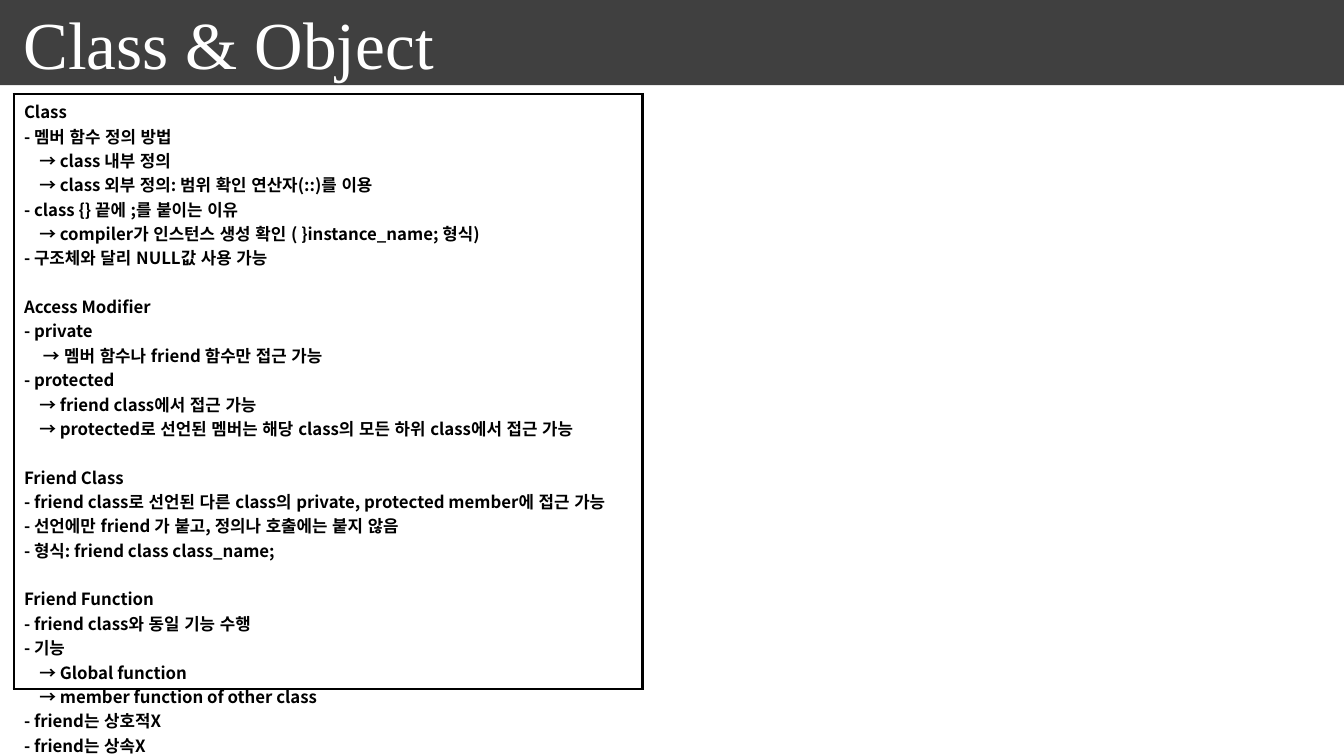
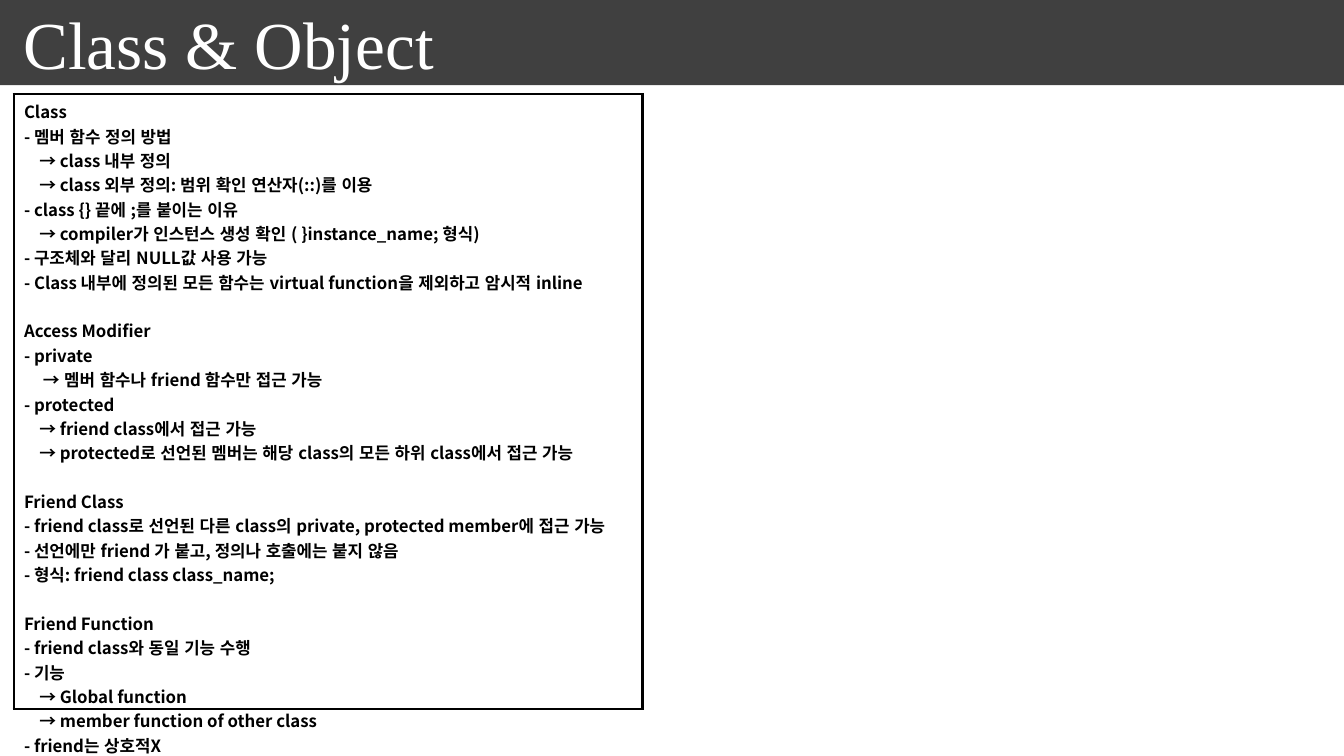
Before and after one commit to seonghokim/Study, a slide deck: slide 22 of everything in c++.pptx. Drawn at 1344x756 pixels with LibreOffice and Linux fonts; fonts in the diff are those of the drawing; background and template pictures are left out. Boxes give left, top, right and bottom in pixels: in the first picture for what was removed or moved away, otherwise in the second. Text is boxed around its words. In the diff, an @@ line names an element or a change of style, - is before the commit and + after.

```diff
--- a/everything in c++.pptx
+++ b/everything in c++.pptx
@@ table at box(14, 94, 643, 756) @@
-row 1, column 1: Class / - 멤버 함수 정의 방법 / → class 내부 정의 / → class 외부 정의: 범위 확인 연산자(::)를 이용 / - class {} 끝에 ;를 붙이는 이유 / → compiler가 인스턴스 생성 확인 ( }instance_name; 형식) / - 구조체와 달리 NULL값 사용 가능 / Access Modifier / - private / → 멤버 함수나 friend 함수만 접근 가능 / - protected / → friend class에서 접근 가능 / → protected로 선언된 멤버는 해당 class의 모든 하위 class에서 접근 가능 / Friend Class / - friend class로 선언된 다른 class의 private, protected member에 접근 가능 / - 선언에만 friend 가 붙고, 정의나 호출에는 붙지 않음 / - 형식: friend class class_name; / Friend Function / - friend class와 동일 기능 수행 / - 기능 / → Global function / → member function of other class / - friend는 상호적X / - friend는 상속X / (부모 class에 선언한 friend function에서 자식 class의 데이터 멤버 접근 불가)
+row 1, column 1: Class / - 멤버 함수 정의 방법 / → class 내부 정의 / → class 외부 정의: 범위 확인 연산자(::)를 이용 / - class {} 끝에 ;를 붙이는 이유 / → compiler가 인스턴스 생성 확인 ( }instance_name; 형식) / - 구조체와 달리 NULL값 사용 가능 / - Class 내부에 정의된 모든 함수는 virtual function을 제외하고 암시적 inline / Access Modifier / - private / → 멤버 함수나 friend 함수만 접근 가능 / - protected / → friend class에서 접근 가능 / → protected로 선언된 멤버는 해당 class의 모든 하위 class에서 접근 가능 / Friend Class / - friend class로 선언된 다른 class의 private, protected member에 접근 가능 / - 선언에만 friend 가 붙고, 정의나 호출에는 붙지 않음 / - 형식: friend class class_name; / Friend Function / - friend class와 동일 기능 수행 / - 기능 / → Global function / → member function of other class / - friend는 상호적X / - friend는 상속X / (부모 class에 선언한 friend function에서 자식 class의 데이터 멤버 접근 불가)
```
Also in this commit, not shown: 2 other slides changed, 6 slides added.
